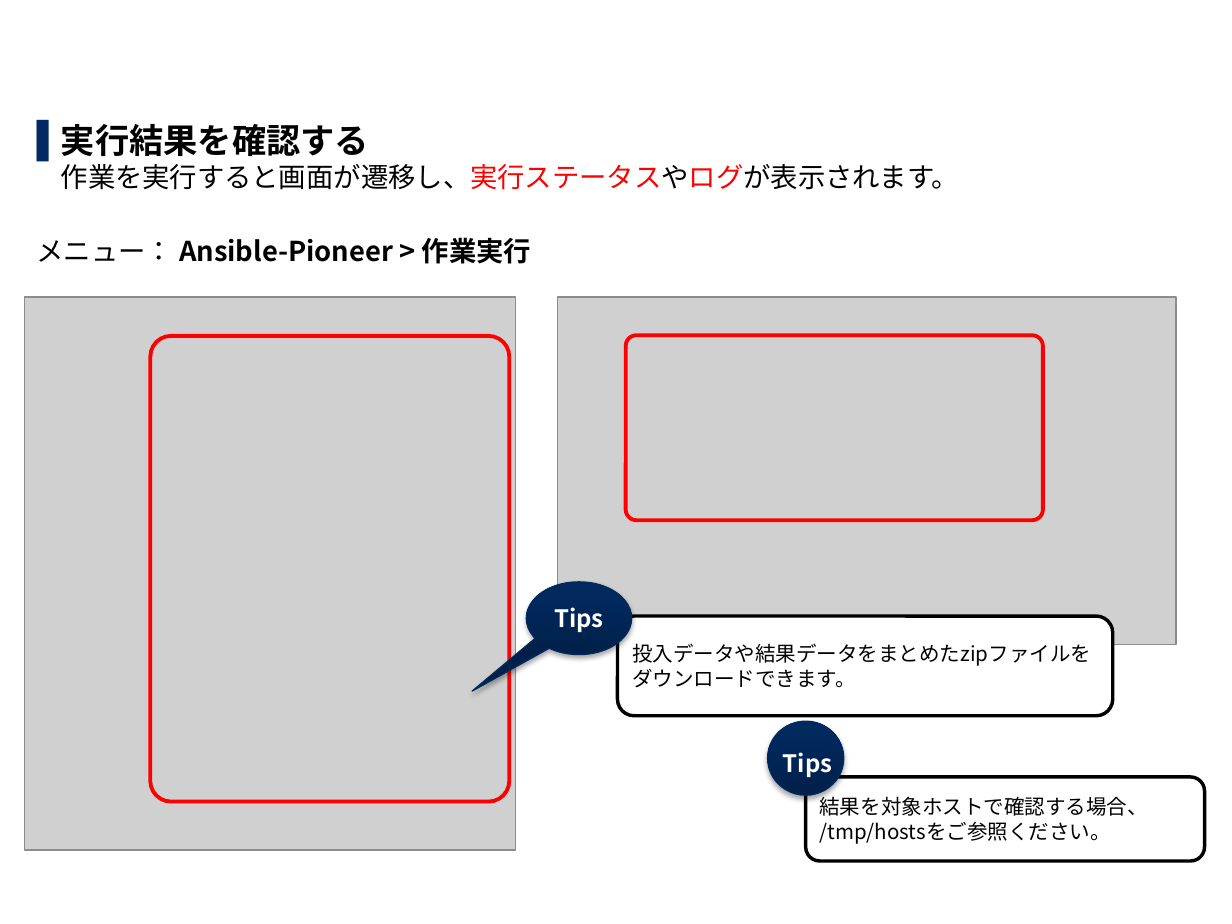
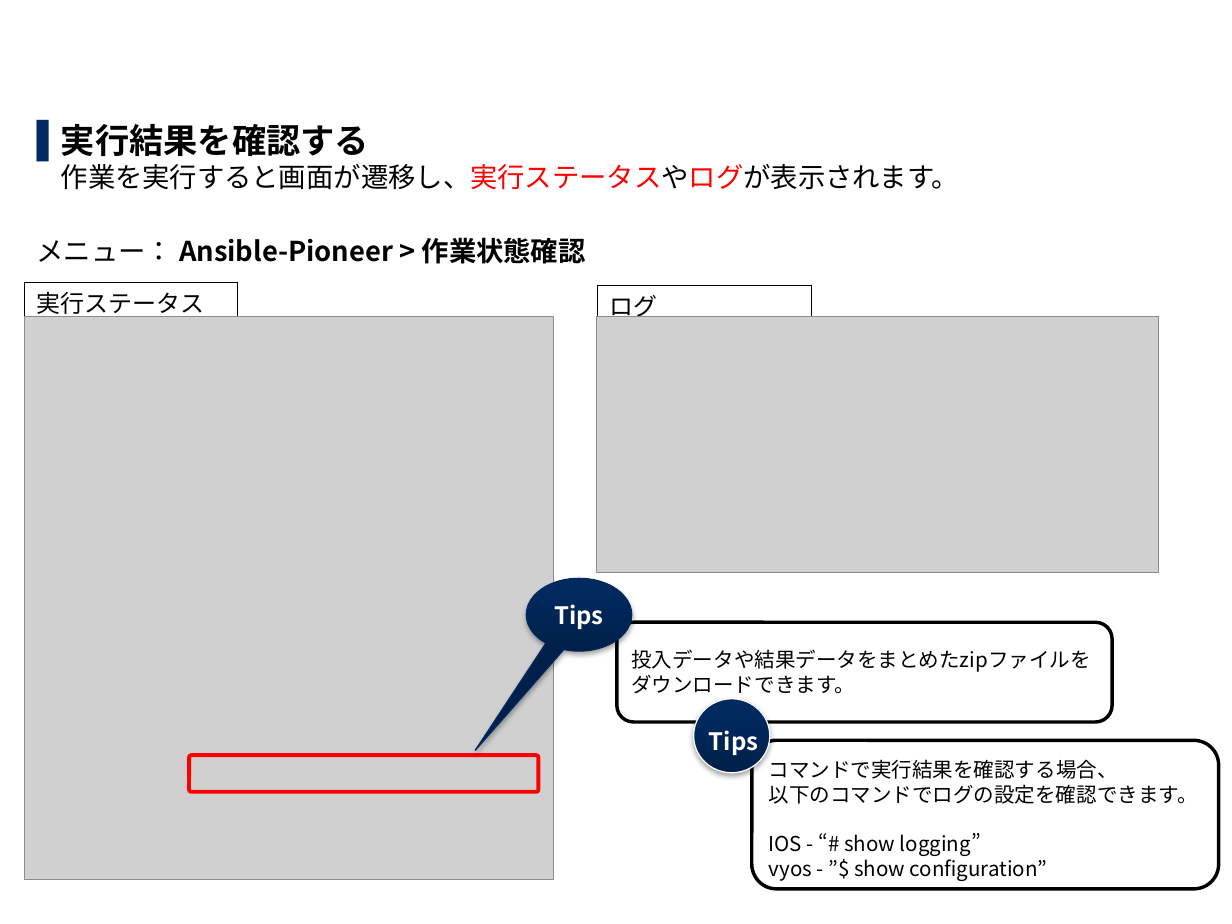
Before and after one commit to exastro-suite/it-automation-docs, a slide deck: slide 62 of asset/Learn_ja/ITA-Ansible-Driver_ja_practice.pptx. Drawn at 1232x924 pixels with LibreOffice and Linux fonts; fonts in the diff are those of the drawing; grey boxes stand for pictures; background and template pictures are left out. Boxes give left, top, right and bottom in pixels: in the first picture for what was removed or moved away, otherwise in the second. Text is boxed around its words. In the diff, an @@ line names an element or a change of style, - is before the commit and + after.

Commit message:
modified:   ITA-Ansible-Driver_ja_practice.pdf 	modified:   ITA-Ansible-Driver_ja_practice.pptx

```diff
--- a/asset/Learn_ja/ITA-Ansible-Driver_ja_practice.pptx
+++ b/asset/Learn_ja/ITA-Ansible-Driver_ja_practice.pptx
@@ text at (37, 237, 586, 264): text changed @@
-メニュー： Ansible-Pioneer > 作業実行
+メニュー： Ansible-Pioneer > 作業状態確認
@@ rectangle added at (25, 282, 238, 324), outline #000000 0.75 pt, 14 pt, text #000000 @@
+実行ステータス
@@ rectangle added at (598, 286, 811, 328), outline #000000 0.75 pt, 14 pt, text #000000 @@
+ログ
@@ picture: place and size @@
-picture at (25, 297, 516, 850)
+picture at (25, 317, 553, 880)
@@ picture: place and size @@
-picture at (558, 297, 1177, 644)
+picture at (596, 317, 1158, 573)
@@ rounded rectangle removed at (626, 335, 1044, 520) @@
@@ speech bubble "Tips" at (526, 579, 632, 652): proportions changed @@
@@ rounded rectangle "投入データや結果データをまとめたzipファイルを ダウンロードできます。": place and size @@
-rounded rectangle "投入データや結果データをまとめたzipファイルを ダウンロードできます。" at (617, 616, 1112, 716)
+rounded rectangle "投入データや結果データをまとめたzipファイルを ダウンロードできます。" at (617, 622, 1112, 722)
@@ ellipse: place and size @@
-ellipse at (768, 721, 844, 795)
+ellipse at (694, 699, 770, 772)
@@ ellipse at (694, 699, 770, 772): outline #002A60 0.75 pt to #FFFFFF 0.75 pt @@
@@ text "Tips": place and size @@
-text "Tips" at (783, 752, 832, 777)
+text "Tips" at (709, 730, 758, 755)
@@ rounded rectangle "コマンドで実行結果を確認する場合、": place and size @@
-rounded rectangle "コマンドで実行結果を確認する場合、" at (806, 777, 1205, 861)
+rounded rectangle "コマンドで実行結果を確認する場合、" at (752, 740, 1218, 890)
@@ rounded rectangle "コマンドで実行結果を確認する場合、" at (752, 740, 1218, 890): vertical alignment middle to top @@
@@ rounded rectangle: place and size @@
-rounded rectangle at (150, 336, 509, 802)
+rounded rectangle at (188, 755, 538, 792)
@@ text in rounded rectangle at (769, 759, 1198, 881): text changed @@
-結果を対象ホストで確認する場合、
-/tmp/hostsをご参照ください。
+コマンドで実行結果を確認する場合、
+以下のコマンドでログの設定を確認できます。
+IOS - “# show logging”
+vyos - ”$ show configuration”
```
Also in this commit, not shown: 55 other slides changed, 4 slides added, 4 slides removed, 1 other file.
